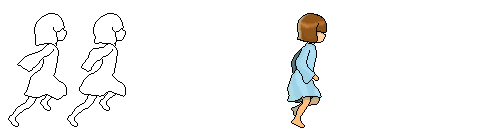
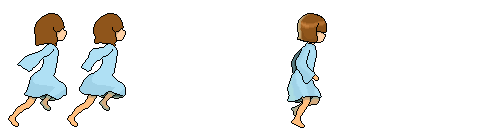
Layer changes from the first 500 × 128 image to the second:
added layer "레이어 34" above "레이어 33" over [9, 14, 125, 126]
moved "레이어 33" above "레이어 27", painted on it over [9, 14, 125, 126]
